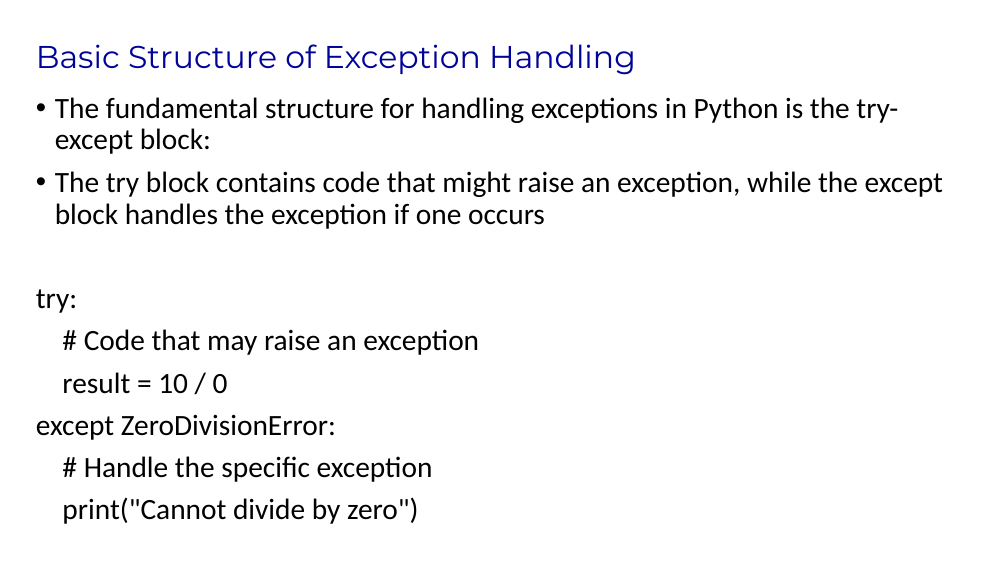
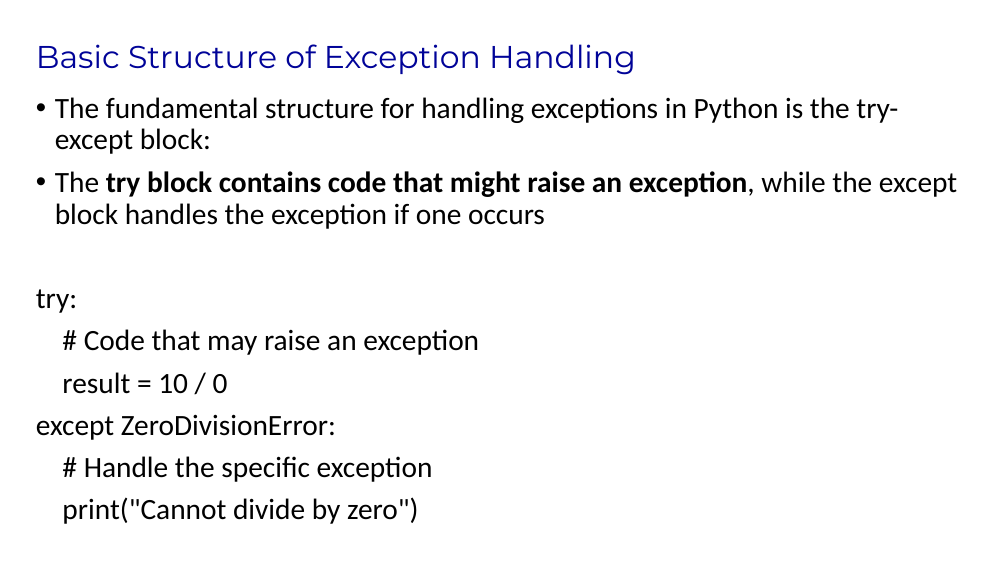
Before and after one commit to corptrainer/GenAI-60, a slide deck: slide 13 of Day5/GenAI Course-Day5.pptx. Drawn at 1008x567 pixels with LibreOffice and Linux fonts; fonts in the diff are those of the drawing; background and template pictures are left out. Boxes give left, top, right and bottom in pixels: in the first picture for what was removed or moved away, otherwise in the second. Text is boxed around its words. In the diff, an @@ line names an element or a change of style, - is before the commit and + after.

```diff
--- a/Day5/GenAI Course-Day5.pptx
+++ b/Day5/GenAI Course-Day5.pptx
@@ text at [55,171,957,229]: bold on in "try block contains code that might raise ..." @@
```
Also in this commit, not shown: 6 other slides changed, 2 slides added, 2 slides removed, 10 other files.
